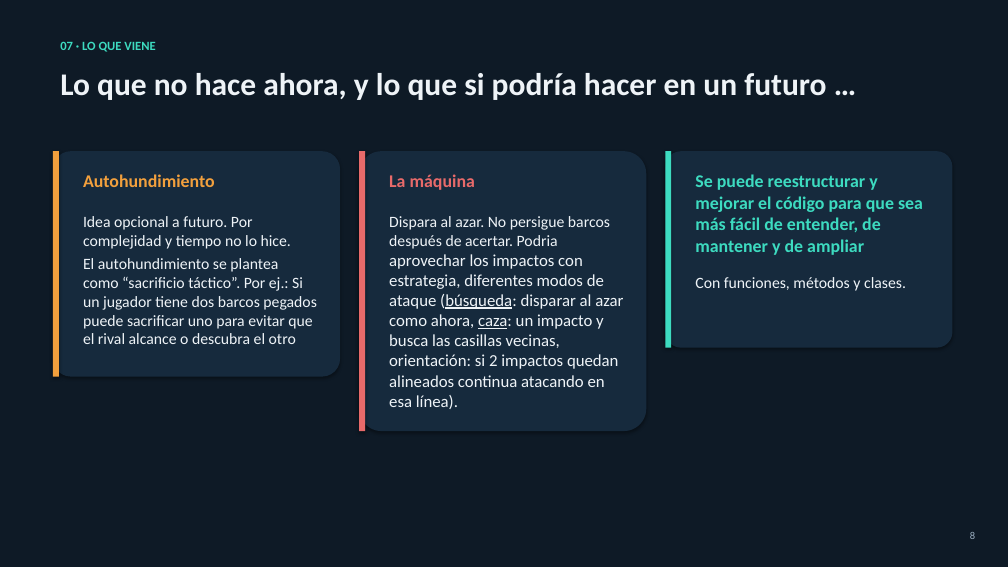
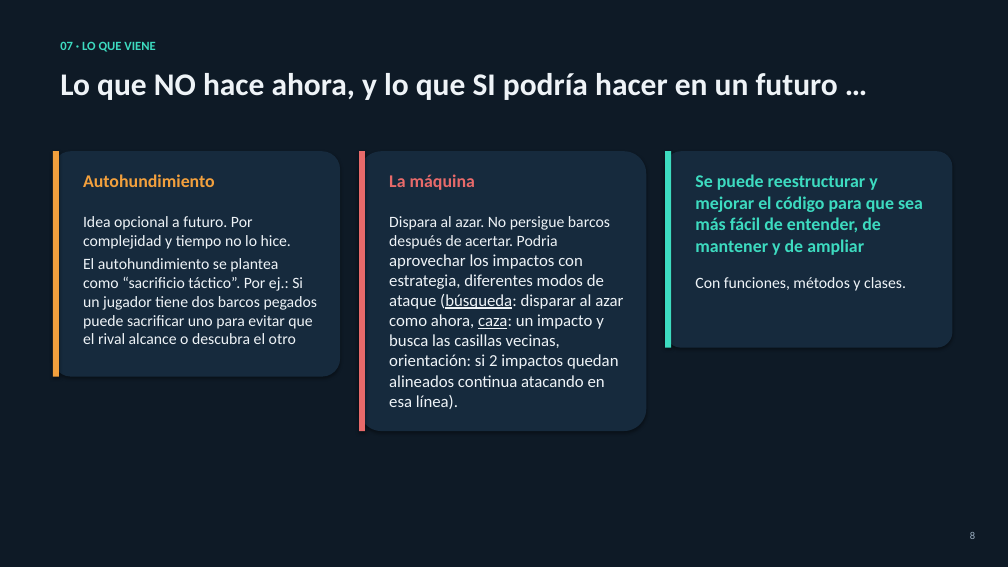
Before and after one commit to GeraFabiKu/Desafio-Hundir-La-Flota, a slide deck: slide 8 of PRESENTACION.pptx. Drawn at 1008x567 pixels with LibreOffice and Linux fonts; fonts in the diff are those of the drawing. Boxes give left, top, right and bottom in pixels: in the first picture for what was removed or moved away, otherwise in the second. Text is boxed around its words. In the diff, an @@ line names an element or a change of style, - is before the commit and + after.

```diff
--- a/PRESENTACION.pptx
+++ b/PRESENTACION.pptx
@@ text at (60,73,838,100): text changed @@
-Lo que no hace ahora, y lo que si podría hacer en un futuro …
+Lo que NO hace ahora, y lo que SI podría hacer en un futuro …
```
Also in this commit, not shown: 5 other slides changed, 11 other files.
